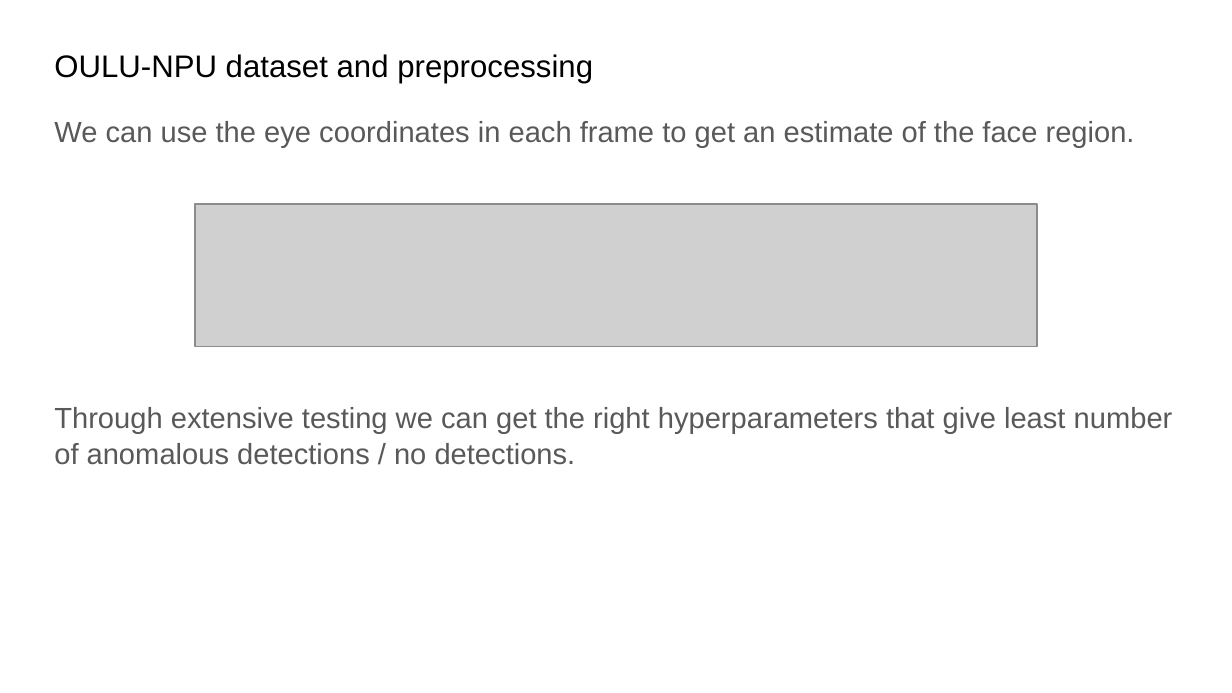
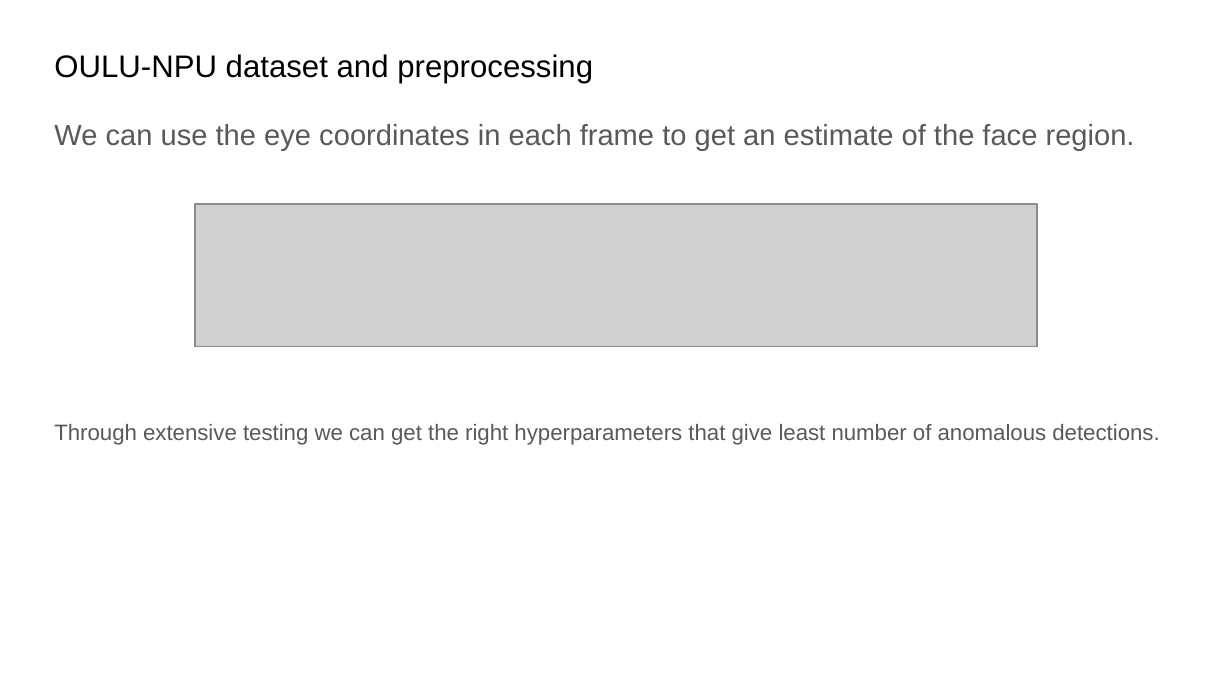
Before and after one commit to D10752002/BTP-Face-Anti-Spoofing, a slide deck: slide 28 of PPTs/Face Anti-Spoofing presentation - BTP work status pre-mid sem.pptx (slide 27 before the commit). Drawn at 1232x693 pixels with LibreOffice and Linux fonts; fonts in the diff are those of the drawing; grey boxes stand for pictures. Boxes give left, top, right and bottom in pixels: in the first picture for what was removed or moved away, otherwise in the second. Text is boxed around its words. In the diff, an @@ line names an element or a change of style, - is before the commit and + after.

```diff
--- a/PPTs/Face Anti-Spoofing presentation - BTP work status pre-mid sem.pptx
+++ b/PPTs/Face Anti-Spoofing presentation - BTP work status pre-mid sem.pptx
@@ text at box(54, 124, 1135, 150): line spacing 1.05 to 1.15 @@
@@ text at box(54, 424, 1159, 445): text changed; size 17 to 13 pt @@
-Through extensive testing we can get the right hyperparameters that give least number of anomalous detections / no detections.
+Through extensive testing we can get the right hyperparameters that give least number of anomalous detections.
```
Also in this commit, not shown: 7 other slides changed, 4 slides added.
